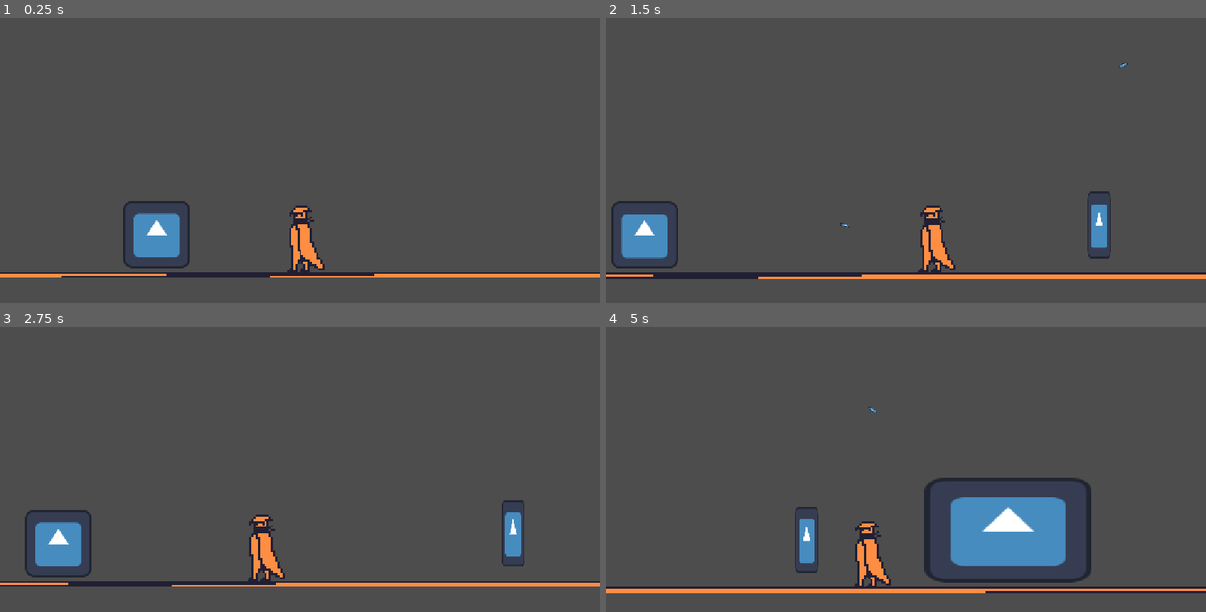
Above: before the commit, frames 1-4 (two rows, left to right).
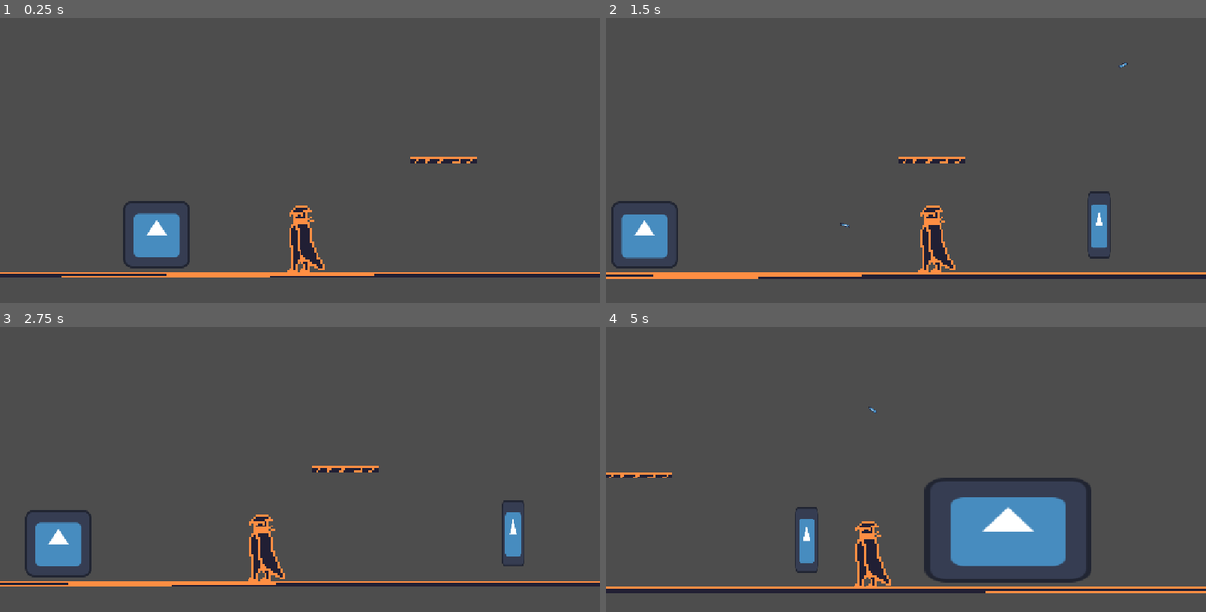
Above: after the commit, the same moments.

Repository: Juan3310/Day-of-a-serial-killer
Game: Godot game, scene res://Scenes/gameplay_tree.tscn
The game is run twice, just before and just after one commit, with the same random seed, the same clock (stepped at 60 frames per second) and the same inputs. The engine's default icon, where the game draws it, is replaced by a stand-in: a white triangle on a blue panel in a dark square.
Inputs (mouse positions are in pixels of both pictures, inside the frame that each line leads up to):
- Up to frame 1 (0.25 s): no input
- Up to frame 2 (1.5 s): tap Enter at 0.5 s; move the mouse to (1038, 169) at 0.52 s; hold D (Go right) from 0.53 s (still down); tap E (Action perform) at 0.6 s; click (1038, 169) at 0.67 s; tap Space (Jump) at 0.77 s; move the mouse to (786, 203) at 1.27 s; click (786, 203) at 1.35 s
- Up to frame 3 (2.75 s): tap Space (Jump) at 1.52 s; move the mouse to (360, 421) at 2.02 s; release D (Go right) at 2.03 s; hold A (Go left) from 2.03 s (still down); tap Alt at 2.1 s
- Up to frame 4 (5 s): move the mouse to (876, 563) at 2.77 s; release A (Go left) at 2.78 s; hold D (Go right) 2.78-4.28 s; tap Shift at 2.85 s; click (876, 563) at 2.92 s; tap Space (Jump) at 3.02, 3.77, 4.52 s; move the mouse to (1086, 546) at 3.52 s; tap E (Action perform) at 3.6 s; move the mouse to (726, 443) at 4.27 s; hold A (Go left) from 4.28 s (still down); click (726, 443) at 4.35 s

The runs differ from the first frame. In frame 1, 3.0% of the frame differs, in the area x 0-100%, y 48-92%; in frame 2, 3.5%; in frame 3, 3.0%; in frame 4, 3.5%.

Commit message:
the shader somehow WORKS
Yea so the 2-colour part is basically done. Greeeat

Diff:
--- a/Scenes/Ground.tscn
+++ b/Scenes/Ground.tscn
@@ -1,6 +1,10 @@
 [gd_scene format=3 uid="uid://bjca532v6f6vy"]
 
 [ext_resource type="Texture2D" uid="uid://djhc1onmxbhrs" path="res://Items/Ground.png" id="1_rxw4n"]
+[ext_resource type="Shader" uid="uid://bws8wlcrr6eyj" path="res://Scenes/inversion.gdshader" id="1_s7q8l"]
+
+[sub_resource type="ShaderMaterial" id="ShaderMaterial_s7q8l"]
+shader = ExtResource("1_s7q8l")
 
 [sub_resource type="RectangleShape2D" id="RectangleShape2D_s7q8l"]
 size = Vector2(134.125, 16.75)
@@ -9,6 +13,7 @@
 
 [node name="Ground" type="Sprite2D" parent="." unique_id=1146658314]
 texture_filter = 1
+material = SubResource("ShaderMaterial_s7q8l")
 position = Vector2(2, -60)
 scale = Vector2(4, 4)
 texture = ExtResource("1_rxw4n")
--- a/Scenes/gameplay_tree.tscn
+++ b/Scenes/gameplay_tree.tscn
@@ -10,15 +10,9 @@
 
 [sub_resource type="ShaderMaterial" id="ShaderMaterial_srufm"]
 shader = ExtResource("1_5arsr")
-shader_parameter/inversion = false
 
 [sub_resource type="ShaderMaterial" id="ShaderMaterial_4lk16"]
 shader = ExtResource("1_5arsr")
-shader_parameter/inversion = false
-
-[sub_resource type="ShaderMaterial" id="ShaderMaterial_je38q"]
-shader = ExtResource("1_5arsr")
-shader_parameter/inversion = false
 
 [node name="GameplayTree" type="Node2D" unique_id=1234816670]
 material = SubResource("ShaderMaterial_srufm")
@@ -27,6 +21,9 @@
 [node name="GroundTile" parent="." unique_id=967300120 instance=ExtResource("2_7rkwj")]
 position = Vector2(66, 636)
 scale = Vector2(50, 1)
+
+[node name="GroundTile2" parent="." unique_id=1613069263 instance=ExtResource("2_7rkwj")]
+position = Vector2(297, 415)
 
 [node name="Poster" parent="." unique_id=1173825111 instance=ExtResource("4_dd25c")]
 position = Vector2(621, 537)
@@ -41,9 +38,6 @@
 [node name="Shop" parent="." unique_id=341139742 instance=ExtResource("6_fkb2u")]
 position = Vector2(1008, 518)
 
-[node name="CanvasGroup" type="CanvasGroup" parent="." unique_id=1047038427]
-material = SubResource("ShaderMaterial_je38q")
-
 [connection signal="inspect" from="Poster" to="." method="_poster_inspected"]
 [connection signal="got_shot" from="Target" to="." method="_on_target_got_shot"]
 [connection signal="shoot" from="Killer" to="." method="on_shoot_emit"]
--- a/Scenes/inversion.gdshader
+++ b/Scenes/inversion.gdshader
@@ -1,6 +1,6 @@
 shader_type canvas_item;
 
-uniform bool inversion = false;
+global uniform bool inversion = false;
 
 void vertex() {
 }
--- a/Scenes/killer.tscn
+++ b/Scenes/killer.tscn
@@ -6,7 +6,6 @@
 
 [sub_resource type="ShaderMaterial" id="ShaderMaterial_qll42"]
 shader = ExtResource("2_5tl0p")
-shader_parameter/inversion = false
 
 [sub_resource type="RectangleShape2D" id="RectangleShape2D_4lk16"]
 size = Vector2(48, 127)
--- a/Scripts/gameplay.gd
+++ b/Scripts/gameplay.gd
@@ -8,6 +8,7 @@
 	target_checklisted = false
 	$Shop/ShopUI/Panel/VBoxContainer/HBoxContainer/SmokeBuy.bought.connect(on_buy)
 	$Shop/ShopUI/Panel/VBoxContainer/HBoxContainer/SmokeBuy.stole.connect(on_steal)
+	RenderingServer.global_shader_parameter_set("inversion", true)
 
 
 func _process(_delta: float) -> void:
--- a/project.godot
+++ b/project.godot
@@ -157,3 +157,10 @@
 
 rendering_device/driver.windows="d3d12"
 lights_and_shadows/multi_bounce_occlusion/enabled=true
+
+[shader_globals]
+
+inversion={
+"type": "bool",
+"value": false
+}
